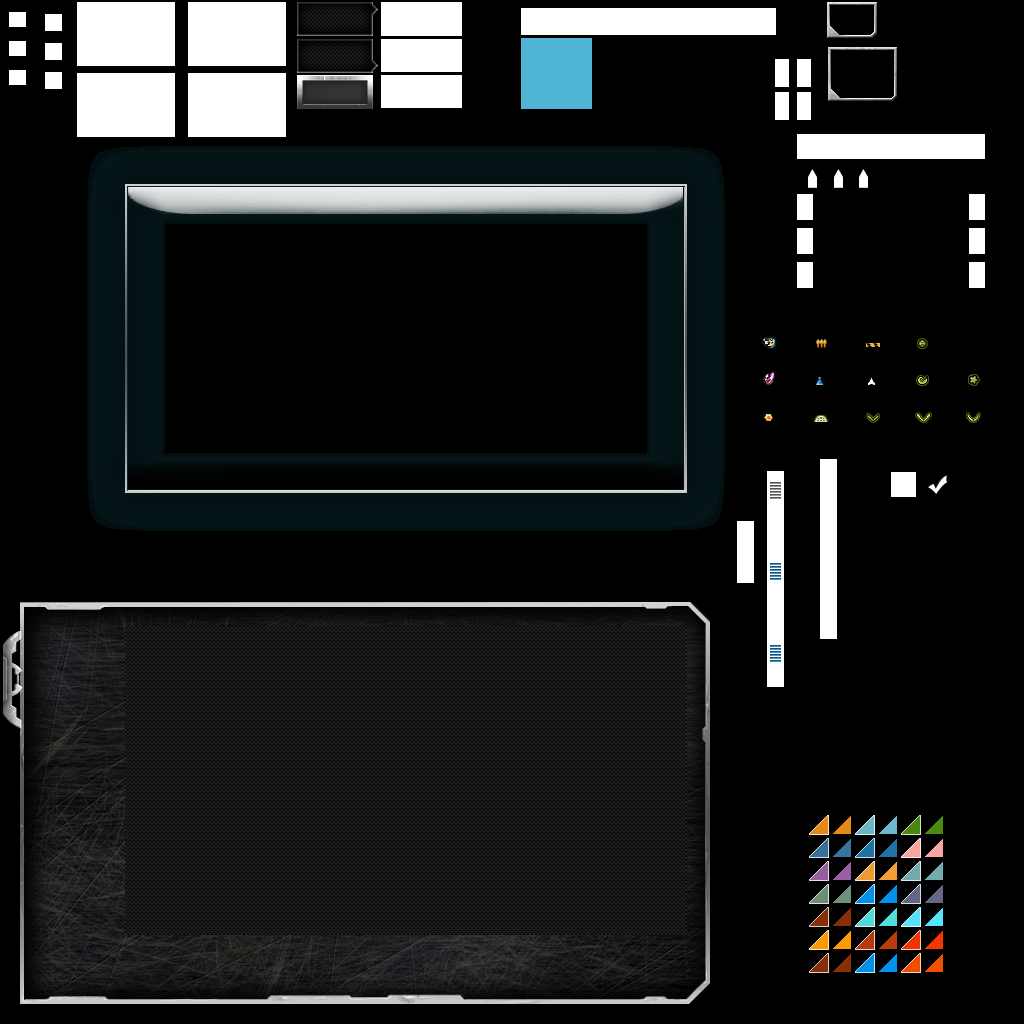
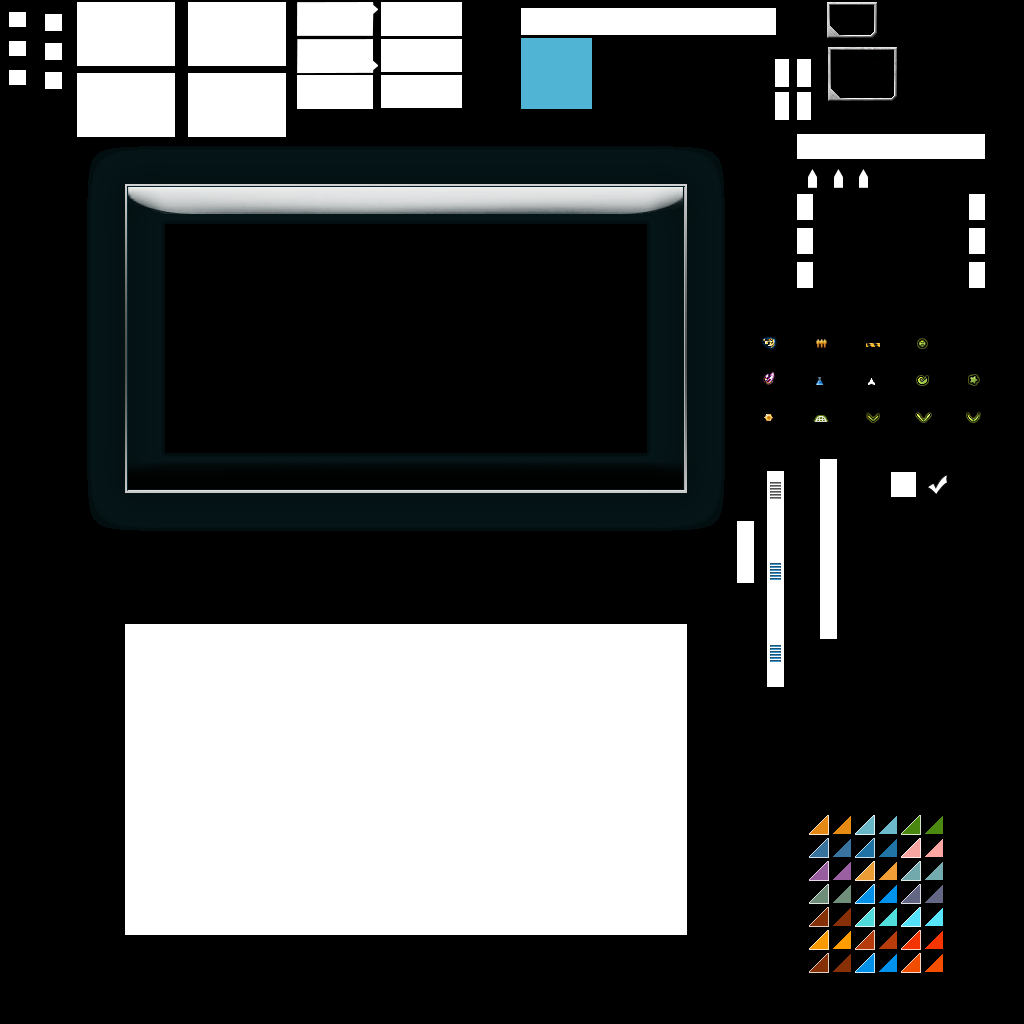
The second 1024px x 1024px image is a revision of the first. Changes to its layers:
added layer "Layer 17" above "Layer 16" over [297, 76, 373, 109]
added layer "Layer 16" above "Layer 15" over [297, 39, 378, 74]
added layer "Layer 15" above "Layer 14" over [297, 2, 379, 67]
added layer "Layer 14" above "Layer 13 copy 3" over [125, 624, 687, 935]
painted on "Background" (2nd of 2) over [3, 2, 710, 1004]
